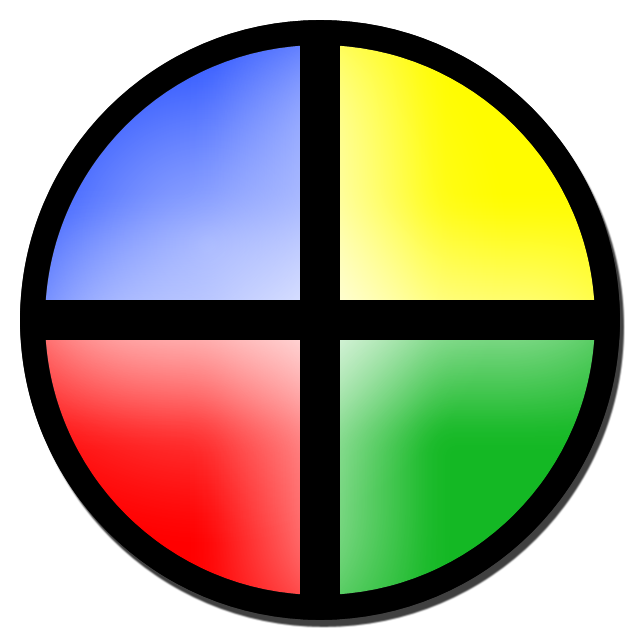
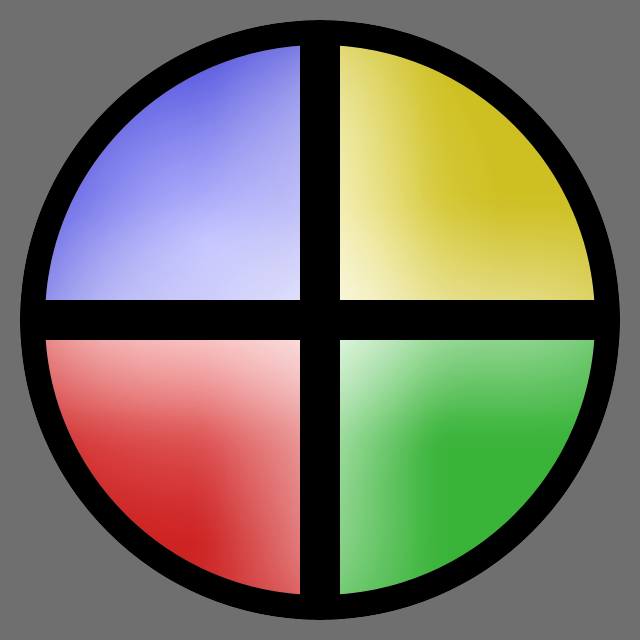
Before/after of a 640×640 layered artwork. What changed in the layer stack:
added group "Group 2" (67%) with 4 layers above "Shape 1" over [45, 45, 595, 595]
moved "Shape 3 copy" into group "Group 2" over [45, 340, 300, 595]
moved "Shape 3" into group "Group 2" over [340, 340, 595, 595]
moved "Shape 3 copy 2" into group "Group 2" over [45, 45, 300, 300]
moved "Shape 3 copy 3" into group "Group 2" over [340, 45, 595, 300]
hid "Shape 1" over [20, 20, 620, 620]
added layer "bg" above "Layer 0" over [0, 0, 640, 640]
